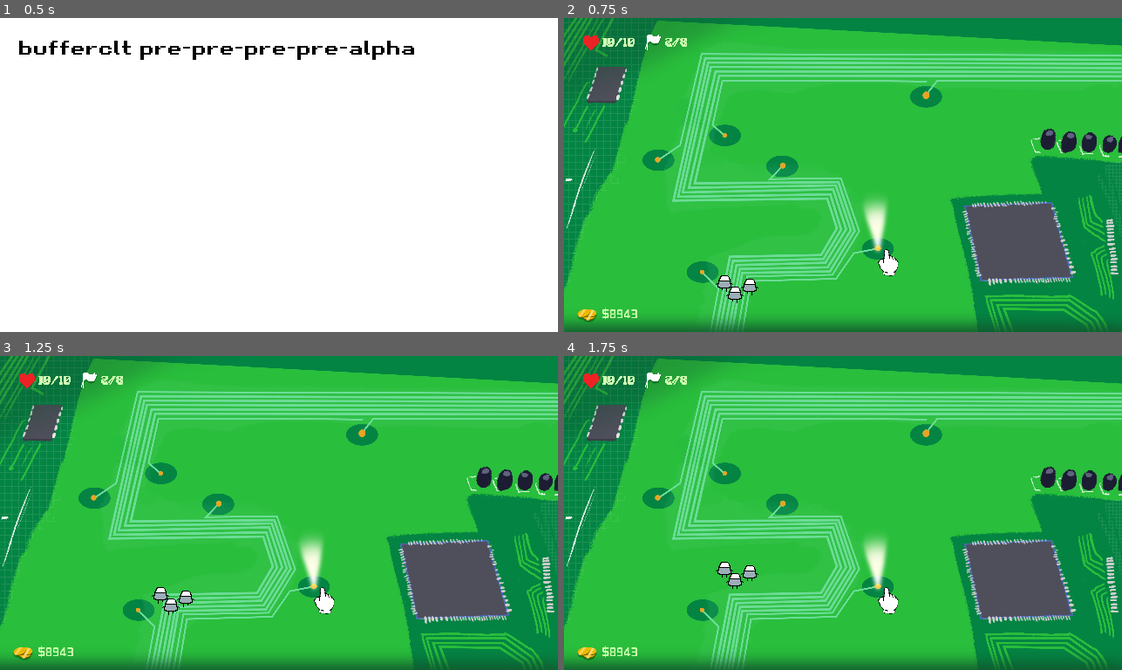
Above: before the commit, frames 1-4 (two rows, left to right).
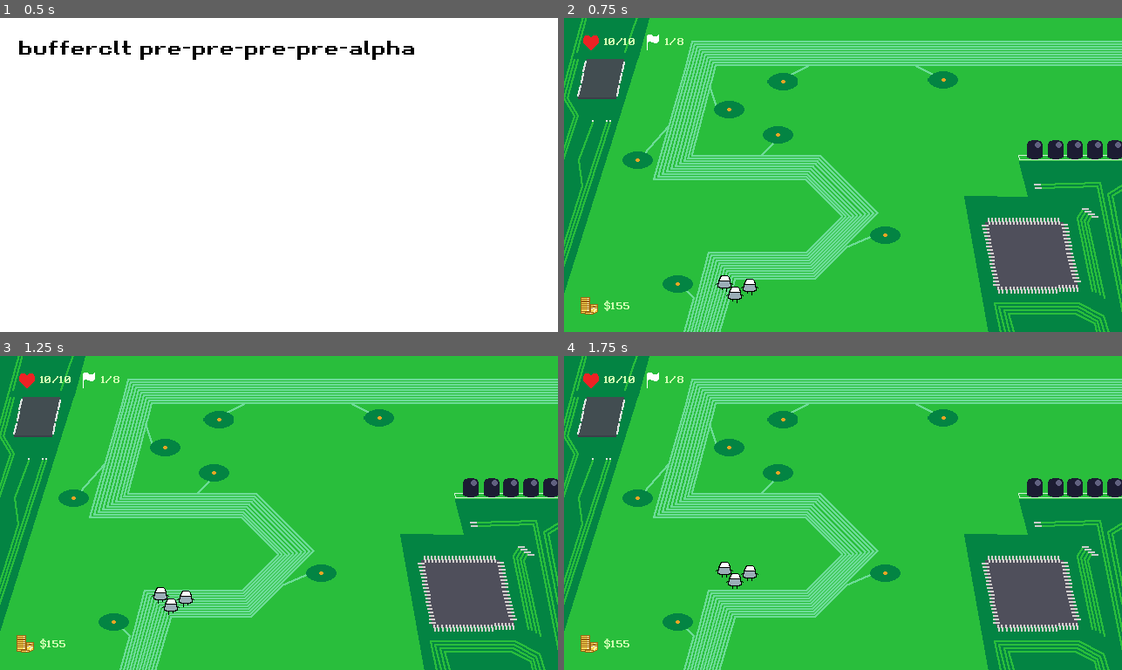
Above: after the commit, the same moments.

Repository: IvnaFeitosa/BufferCLT
Game: Godot game, scene res://scenes/titlescreen.tscn
Same seed, same stepped clock (60 frames per second), same inputs: the game is played once before the commit and once after it.
Inputs (mouse positions are in pixels of both pictures, inside the frame that each line leads up to):
- Up to frame 1 (0.5 s): no input
- Up to frame 2 (0.75 s): tap Enter at 0.5 s; move the mouse to (965, 159) at 0.52 s; click (965, 159) at 0.67 s
- Up to frame 3 (1.25 s): no input
- Up to frame 4 (1.75 s): move the mouse to (731, 528) at 1.27 s; click (731, 528) at 1.42 s

Frame 1 is identical in both runs. In frame 2, 35% of the frame differs, in the area x 0-100%, y 0-100%; in frame 3, 35%; in frame 4, 35%.

Commit message:
add store

Diff:
--- a/control.gd
+++ /dev/null
@@ -1,4 +0,0 @@
-extends Control
-
-func _input(event):
-	get_tree().change_scene_to_file("res://scenes/game.tscn")
--- a/project.godot
+++ b/project.godot
@@ -15,12 +15,19 @@
 config/features=PackedStringArray("4.4", "Forward Plus")
 config/icon="res://icon.svg"
 
+[autoload]
+
+gameManager="*res://scripts/gameManager.gd"
+
 [display]
 
 window/size/viewport_width=640
 window/size/viewport_height=360
+window/size/resizable=false
+window/size/borderless=true
 window/stretch/mode="viewport"
 window/stretch/scale_mode="integer"
+mouse_cursor/custom_image="uid://d0y8ay21nhqg3"
 
 [rendering]
 
--- /dev/null
+++ b/scenes/capacitor.tscn
@@ -0,0 +1,50 @@
+[gd_scene load_steps=6 format=3 uid="uid://de67ma1t83xvb"]
+
+[ext_resource type="Texture2D" uid="uid://bxbeqe7jbng5q" path="res://assets/capacitor.png" id="1_lv1wq"]
+
+[sub_resource type="CircleShape2D" id="CircleShape2D_jywr7"]
+radius = 63.0
+
+[sub_resource type="AtlasTexture" id="AtlasTexture_lv1wq"]
+atlas = ExtResource("1_lv1wq")
+region = Rect2(0, 0, 30, 50)
+
+[sub_resource type="AtlasTexture" id="AtlasTexture_jywr7"]
+atlas = ExtResource("1_lv1wq")
+region = Rect2(30, 0, 30, 50)
+
+[sub_resource type="SpriteFrames" id="SpriteFrames_jnthu"]
+animations = [{
+"frames": [{
+"duration": 1.0,
+"texture": SubResource("AtlasTexture_lv1wq")
+}, {
+"duration": 1.0,
+"texture": SubResource("AtlasTexture_jywr7")
+}],
+"loop": true,
+"name": &"idle",
+"speed": 5.0
+}]
+
+[node name="Node2D" type="Node2D"]
+
+[node name="StaticBody2D" type="StaticBody2D" parent="."]
+
+[node name="CollisionShape2D" type="CollisionShape2D" parent="StaticBody2D"]
+shape = SubResource("CircleShape2D_jywr7")
+
+[node name="AnimatedSprite2D" type="AnimatedSprite2D" parent="."]
+sprite_frames = SubResource("SpriteFrames_jnthu")
+animation = &"idle"
+autoplay = "idle"
+frame_progress = 0.539489
+
+[node name="shadow" type="AnimatedSprite2D" parent="AnimatedSprite2D"]
+modulate = Color(0, 0, 0, 0.368627)
+show_behind_parent = true
+position = Vector2(0, -10)
+sprite_frames = SubResource("SpriteFrames_jnthu")
+animation = &"idle"
+autoplay = "idle"
+frame_progress = 0.539489
--- /dev/null
+++ b/scenes/coin_ui.tscn
@@ -0,0 +1,33 @@
+[gd_scene load_steps=4 format=3 uid="uid://g8pux5icx2i"]
+
+[ext_resource type="Script" uid="uid://cwof3b6n8mga2" path="res://scripts/coin_ui.gd" id="1_rkybt"]
+[ext_resource type="Texture2D" uid="uid://q6t1yj6am24x" path="res://assets/ui/coin.png" id="1_to2q1"]
+[ext_resource type="FontFile" uid="uid://0vaspj58mr76" path="res://assets/fonts/retro.ttf" id="2_rkybt"]
+
+[node name="Control" type="Control"]
+layout_mode = 3
+anchors_preset = 15
+anchor_right = 1.0
+anchor_bottom = 1.0
+grow_horizontal = 2
+grow_vertical = 2
+script = ExtResource("1_rkybt")
+
+[node name="coin_ui" type="TextureRect" parent="."]
+layout_mode = 0
+offset_left = 18.0
+offset_top = 320.0
+offset_right = 40.0
+offset_bottom = 340.0
+texture = ExtResource("1_to2q1")
+
+[node name="coin_counter" type="RichTextLabel" parent="."]
+layout_mode = 0
+offset_left = 45.0
+offset_top = 323.0
+offset_right = 95.0
+offset_bottom = 340.0
+theme_override_colors/default_color = Color(0.811765, 1, 0.698039, 1)
+theme_override_fonts/normal_font = ExtResource("2_rkybt")
+theme_override_font_sizes/normal_font_size = 11
+text = "$0"
--- a/scenes/game.tscn
+++ b/scenes/game.tscn
@@ -1,10 +1,13 @@
-[gd_scene load_steps=10 format=3 uid="uid://c6wb6f88gf6g6"]
+[gd_scene load_steps=13 format=3 uid="uid://c6wb6f88gf6g6"]
 
+[ext_resource type="Script" uid="uid://tx5yroxmqdu8" path="res://scripts/game.gd" id="1_gee14"]
 [ext_resource type="Texture2D" uid="uid://b0lcuh1ru0ih8" path="res://assets/map.png" id="1_uwrxv"]
 [ext_resource type="Texture2D" uid="uid://dngilyddig27p" path="res://assets/ui/heart_ui.png" id="2_lnu2h"]
 [ext_resource type="PackedScene" uid="uid://blcwbwf17dfcn" path="res://scenes/key.tscn" id="2_yqjtg"]
 [ext_resource type="FontFile" uid="uid://0vaspj58mr76" path="res://assets/fonts/retro.ttf" id="3_iywne"]
 [ext_resource type="Texture2D" uid="uid://577xnwojecpu" path="res://assets/ui/flag_ui.png" id="3_lbhrr"]
+[ext_resource type="PackedScene" uid="uid://dr0d5mpsyia50" path="res://scenes/tower_spot.tscn" id="6_p57ef"]
+[ext_resource type="PackedScene" uid="uid://g8pux5icx2i" path="res://scenes/coin_ui.tscn" id="8_gee14"]
 
 [sub_resource type="WorldBoundaryShape2D" id="WorldBoundaryShape2D_yqjtg"]
 distance = 358.0
@@ -17,16 +20,39 @@
 normal = Vector2(0, 1)
 
 [sub_resource type="WorldBoundaryShape2D" id="WorldBoundaryShape2D_iywne"]
-normal = Vector2(0.999798, -0.0201109)
-distance = 641.721
+normal = Vector2(1, 0)
+distance = 642.063
 
 [node name="Game" type="Node2D"]
+script = ExtResource("1_gee14")
 
-[node name="mockup(aqui pra me ajudar a colocar as coisas)" type="TextureRect" parent="."]
+[node name="mapa" type="TextureRect" parent="."]
 offset_right = 640.0
 offset_bottom = 360.0
+mouse_filter = 2
 texture = ExtResource("1_uwrxv")
 expand_mode = 1
+
+[node name="tower_spot" parent="." instance=ExtResource("6_p57ef")]
+position = Vector2(85, 163)
+
+[node name="tower_spot2" parent="." instance=ExtResource("6_p57ef")]
+position = Vector2(190, 105)
+
+[node name="tower_spot3" parent="." instance=ExtResource("6_p57ef")]
+position = Vector2(131, 305)
+
+[node name="tower_spot4" parent="." instance=ExtResource("6_p57ef")]
+position = Vector2(369, 249)
+
+[node name="tower_spot5" parent="." instance=ExtResource("6_p57ef")]
+position = Vector2(246, 134)
+
+[node name="tower_spot6" parent="." instance=ExtResource("6_p57ef")]
+position = Vector2(251, 73)
+
+[node name="tower_spot7" parent="." instance=ExtResource("6_p57ef")]
+position = Vector2(435, 71)
 
 [node name="heart_ui" type="TextureRect" parent="."]
 offset_left = 22.0
@@ -60,44 +86,46 @@
 theme_override_colors/default_color = Color(0.811765, 1, 0.698039, 1)
 theme_override_fonts/normal_font = ExtResource("3_iywne")
 theme_override_font_sizes/normal_font_size = 11
-text = "2/8"
+text = "1/8"
 
-[node name="tecla hihi" parent="." instance=ExtResource("2_yqjtg")]
+[node name="key" parent="." instance=ExtResource("2_yqjtg")]
 position = Vector2(196, 330)
 
-[node name="tecla hihi2" parent="." instance=ExtResource("2_yqjtg")]
+[node name="key2" parent="." instance=ExtResource("2_yqjtg")]
 position = Vector2(184, 317)
 
-[node name="tecla hihi3" parent="." instance=ExtResource("2_yqjtg")]
+[node name="key3" parent="." instance=ExtResource("2_yqjtg")]
 position = Vector2(213, 321)
 
-[node name="StaticBody2D" type="StaticBody2D" parent="."]
+[node name="worldBoundary" type="StaticBody2D" parent="."]
 collision_layer = 2
 
-[node name="CollisionShape2D" type="CollisionShape2D" parent="StaticBody2D"]
+[node name="CollisionShape2D" type="CollisionShape2D" parent="worldBoundary"]
 position = Vector2(337, -356)
 rotation = -3.15032
 shape = SubResource("WorldBoundaryShape2D_yqjtg")
 
-[node name="StaticBody2D2" type="StaticBody2D" parent="."]
+[node name="worldBoundary2" type="StaticBody2D" parent="."]
 collision_layer = 2
 
-[node name="CollisionShape2D" type="CollisionShape2D" parent="StaticBody2D2"]
+[node name="CollisionShape2D" type="CollisionShape2D" parent="worldBoundary2"]
 position = Vector2(12, 143)
 shape = SubResource("WorldBoundaryShape2D_lnu2h")
 
-[node name="StaticBody2D3" type="StaticBody2D" parent="."]
+[node name="worldBoundary3" type="StaticBody2D" parent="."]
 collision_layer = 2
 
-[node name="CollisionShape2D" type="CollisionShape2D" parent="StaticBody2D3"]
+[node name="CollisionShape2D" type="CollisionShape2D" parent="worldBoundary3"]
 position = Vector2(310, 356)
 rotation = -3.14159
 shape = SubResource("WorldBoundaryShape2D_lbhrr")
 
-[node name="StaticBody2D4" type="StaticBody2D" parent="."]
+[node name="worldBoundary4" type="StaticBody2D" parent="."]
 position = Vector2(-1, -4)
 collision_layer = 2
 
-[node name="CollisionShape2D" type="CollisionShape2D" parent="StaticBody2D4"]
+[node name="CollisionShape2D" type="CollisionShape2D" parent="worldBoundary4"]
 position = Vector2(3, 197)
 shape = SubResource("WorldBoundaryShape2D_iywne")
+
+[node name="coin_ui" parent="." instance=ExtResource("8_gee14")]
--- a/scenes/key.tscn
+++ b/scenes/key.tscn
@@ -5,7 +5,7 @@
 [ext_resource type="Texture2D" uid="uid://57cy5liwvba8" path="res://assets/key_front.png" id="3_wy8tx"]
 
 [sub_resource type="RectangleShape2D" id="RectangleShape2D_fttkb"]
-size = Vector2(43, 35)
+size = Vector2(20, 18)
 
 [sub_resource type="AtlasTexture" id="AtlasTexture_wy8tx"]
 atlas = ExtResource("2_fttkb")
@@ -84,6 +84,7 @@
 collision_mask = 2
 
 [node name="CollisionShape2D" type="CollisionShape2D" parent="CharacterBody2D"]
+position = Vector2(1, 2)
 shape = SubResource("RectangleShape2D_fttkb")
 
 [node name="RayCastUp" type="RayCast2D" parent="."]
--- /dev/null
+++ b/scenes/shop.tscn
@@ -0,0 +1,104 @@
+[gd_scene load_steps=9 format=3 uid="uid://d16827f4omtah"]
+
+[ext_resource type="Script" uid="uid://dynfj3uwqcs27" path="res://scripts/shop.gd" id="1_032fp"]
+[ext_resource type="FontFile" uid="uid://0vaspj58mr76" path="res://assets/fonts/retro.ttf" id="1_xfvoa"]
+[ext_resource type="Texture2D" uid="uid://bk8nlap7sjn1f" path="res://assets/lola_shop_sprite.png" id="2_1l46r"]
+[ext_resource type="Script" uid="uid://dcvdfpsvpf3h1" path="res://scripts/towers.gd" id="2_8r1wq"]
+[ext_resource type="Resource" uid="uid://bi1sydr6m6td2" path="res://scripts/capacitor.tres" id="3_ajxib"]
+[ext_resource type="PackedScene" uid="uid://d01u42mgic1tt" path="res://scenes/shopButton.tscn" id="4_y6sft"]
+[ext_resource type="PackedScene" uid="uid://g8pux5icx2i" path="res://scenes/coin_ui.tscn" id="7_ajxib"]
+
+[sub_resource type="SpriteFrames" id="SpriteFrames_032fp"]
+animations = [{
+"frames": [{
+"duration": 1.0,
+"texture": ExtResource("2_1l46r")
+}],
+"loop": true,
+"name": &"default",
+"speed": 5.0
+}]
+
+[node name="Control" type="Control"]
+layout_mode = 3
+anchors_preset = 15
+anchor_right = 1.0
+anchor_bottom = 1.0
+grow_horizontal = 2
+grow_vertical = 2
+script = ExtResource("1_032fp")
+tower_data = Array[ExtResource("2_8r1wq")]([ExtResource("3_ajxib")])
+button_scene = ExtResource("4_y6sft")
+
+[node name="ColorRect" type="ColorRect" parent="."]
+layout_mode = 1
+anchors_preset = 15
+anchor_right = 1.0
+anchor_bottom = 1.0
+grow_horizontal = 2
+grow_vertical = 2
+color = Color(0, 0, 0, 0.713726)
+
+[node name="Control" parent="." instance=ExtResource("7_ajxib")]
+layout_mode = 1
+
+[node name="RichTextLabel" type="RichTextLabel" parent="."]
+layout_mode = 1
+anchors_preset = 5
+anchor_left = 0.5
+anchor_right = 0.5
+offset_left = -214.5
+offset_top = 35.0
+offset_right = 214.5
+offset_bottom = 92.0
+grow_horizontal = 2
+theme_override_fonts/normal_font = ExtResource("1_xfvoa")
+theme_override_font_sizes/normal_font_size = 44
+text = "choose a tower"
+
+[node name="AnimatedSprite2D" type="AnimatedSprite2D" parent="."]
+visible = false
+position = Vector2(126, 298.969)
+scale = Vector2(0.249505, 0.247338)
+sprite_frames = SubResource("SpriteFrames_032fp")
+
+[node name="RichTextLabel2" type="RichTextLabel" parent="."]
+visible = false
+layout_mode = 0
+offset_left = 209.0
+offset_top = 274.0
+offset_right = 560.0
+offset_bottom = 330.0
+theme_override_fonts/normal_font = ExtResource("1_xfvoa")
+theme_override_font_sizes/normal_font_size = 11
+text = "Lorem ipsum dolor sit amet, consectetur adipiscing elit. Sed fringilla orci in dui eleifend varius. "
+
+[node name="closeMenuBttn" type="Button" parent="."]
+layout_mode = 0
+offset_left = 579.0
+offset_top = 21.0
+offset_right = 615.0
+offset_bottom = 57.0
+theme_override_fonts/font = ExtResource("1_xfvoa")
+theme_override_font_sizes/font_size = 22
+text = "X"
+
+[node name="GridContainer" type="GridContainer" parent="."]
+custom_minimum_size = Vector2(450, 230)
+layout_mode = 1
+anchors_preset = 8
+anchor_left = 0.5
+anchor_top = 0.5
+anchor_right = 0.5
+anchor_bottom = 0.5
+offset_left = -225.0
+offset_top = -75.0
+offset_right = 225.0
+offset_bottom = 155.0
+grow_horizontal = 2
+grow_vertical = 2
+theme_override_constants/h_separation = 30
+theme_override_constants/v_separation = 12
+columns = 3
+
+[connection signal="pressed" from="closeMenuBttn" to="." method="_on_close_menu_bttn_pressed"]
--- /dev/null
+++ b/scenes/shopButton.tscn
@@ -0,0 +1,99 @@
+[gd_scene load_steps=7 format=3 uid="uid://d01u42mgic1tt"]
+
+[ext_resource type="FontFile" uid="uid://0vaspj58mr76" path="res://assets/fonts/retro.ttf" id="1_lwpm2"]
+[ext_resource type="Script" uid="uid://dh8npq31erocr" path="res://scripts/shop_button.gd" id="1_rqno8"]
+
+[sub_resource type="StyleBoxFlat" id="StyleBoxFlat_rqno8"]
+bg_color = Color(0, 0, 0, 1)
+corner_radius_top_left = 6
+corner_radius_top_right = 6
+corner_radius_bottom_right = 6
+corner_radius_bottom_left = 6
+
+[sub_resource type="Animation" id="Animation_rqno8"]
+resource_name = "shake"
+length = 0.3
+tracks/0/type = "value"
+tracks/0/imported = false
+tracks/0/enabled = true
+tracks/0/path = NodePath(".:position")
+tracks/0/interp = 1
+tracks/0/loop_wrap = true
+tracks/0/keys = {
+"times": PackedFloat32Array(0, 0.1, 0.2, 0.3),
+"transitions": PackedFloat32Array(1, 1, 1, 1),
+"update": 0,
+"values": [Vector2(0, 0), Vector2(-10, 0), Vector2(10, 0), Vector2(0, 0)]
+}
+
+[sub_resource type="Animation" id="Animation_004ny"]
+length = 0.001
+tracks/0/type = "value"
+tracks/0/imported = false
+tracks/0/enabled = true
+tracks/0/path = NodePath(".:position")
+tracks/0/interp = 1
+tracks/0/loop_wrap = true
+tracks/0/keys = {
+"times": PackedFloat32Array(0),
+"transitions": PackedFloat32Array(1),
+"update": 0,
+"values": [Vector2(-10, 0)]
+}
+
+[sub_resource type="AnimationLibrary" id="AnimationLibrary_trd0v"]
+_data = {
+&"RESET": SubResource("Animation_004ny"),
+&"shake": SubResource("Animation_rqno8")
+}
+
+[node name="shopButton" type="Button"]
+custom_minimum_size = Vector2(130, 70)
+offset_right = 130.0
+offset_bottom = 70.0
+theme_override_styles/normal = SubResource("StyleBoxFlat_rqno8")
+script = ExtResource("1_rqno8")
+
+[node name="Cost" type="RichTextLabel" parent="."]
+layout_mode = 1
+anchors_preset = 6
+anchor_left = 1.0
+anchor_top = 0.5
+anchor_right = 1.0
+anchor_bottom = 0.5
+offset_left = -67.0
+offset_top = -14.5
+offset_bottom = 14.5
+grow_horizontal = 0
+grow_vertical = 2
+theme_override_colors/default_color = Color(0.388235, 0.843137, 0.0156863, 1)
+theme_override_fonts/normal_font = ExtResource("1_lwpm2")
+theme_override_font_sizes/normal_font_size = 22
+text = "$100"
+
+[node name="TextureRect" type="TextureRect" parent="."]
+layout_mode = 0
+offset_left = 9.0
+offset_top = 14.0
+offset_right = 54.0
+offset_bottom = 64.0
+stretch_mode = 4
+
+[node name="Name" type="RichTextLabel" parent="."]
+layout_mode = 1
+anchors_preset = 5
+anchor_left = 0.5
+anchor_right = 0.5
+offset_left = -62.0
+offset_right = 62.0
+offset_bottom = 17.0
+grow_horizontal = 2
+theme_override_fonts/normal_font = ExtResource("1_lwpm2")
+theme_override_font_sizes/normal_font_size = 11
+text = "placeholder"
+horizontal_alignment = 1
+
+[node name="AnimationPlayer" type="AnimationPlayer" parent="."]
+libraries = {
+&"": SubResource("AnimationLibrary_trd0v")
+}
--- /dev/null
+++ b/scenes/tower_spot.tscn
@@ -0,0 +1,33 @@
+[gd_scene load_steps=5 format=3 uid="uid://dr0d5mpsyia50"]
+
+[ext_resource type="Script" uid="uid://bqcqiyi70ij7g" path="res://scripts/tower_spot.gd" id="1_lrb4j"]
+[ext_resource type="Texture2D" uid="uid://bn2d77cqabhvy" path="res://assets/tower_spot.png" id="1_npdt2"]
+[ext_resource type="Texture2D" uid="uid://bgrw28jkr0g5r" path="res://assets/tower_spotlight.png" id="2_duuhf"]
+
+[sub_resource type="CapsuleShape2D" id="CapsuleShape2D_lrb4j"]
+height = 34.0
+
+[node name="Node2D" type="Node2D"]
+script = ExtResource("1_lrb4j")
+
+[node name="Sprite2D" type="Sprite2D" parent="."]
+texture = ExtResource("1_npdt2")
+
+[node name="PointLight2D" type="PointLight2D" parent="."]
+visible = false
+position = Vector2(0, -18)
+rotation = 3.14159
+scale = Vector2(0.0475975, 0.0631571)
+energy = 0.78
+texture = ExtResource("2_duuhf")
+
+[node name="StaticBody2D" type="StaticBody2D" parent="."]
+input_pickable = true
+
+[node name="CollisionShape2D" type="CollisionShape2D" parent="StaticBody2D"]
+rotation = 1.5708
+shape = SubResource("CapsuleShape2D_lrb4j")
+
+[connection signal="input_event" from="StaticBody2D" to="." method="_on_static_body_2d_input_event"]
+[connection signal="mouse_entered" from="StaticBody2D" to="." method="_on_static_body_2d_mouse_entered"]
+[connection signal="mouse_exited" from="StaticBody2D" to="." method="_on_static_body_2d_mouse_exited"]
--- /dev/null
+++ b/scripts/capacitor.tres
@@ -0,0 +1,13 @@
+[gd_resource type="Resource" script_class="TowerData" load_steps=4 format=3 uid="uid://bi1sydr6m6td2"]
+
+[ext_resource type="Texture2D" uid="uid://cxllewm0kqxd4" path="res://assets/ui/capacitor_icon.png" id="1_hukck"]
+[ext_resource type="Script" uid="uid://dcvdfpsvpf3h1" path="res://scripts/towers.gd" id="1_kieas"]
+[ext_resource type="PackedScene" uid="uid://de67ma1t83xvb" path="res://scenes/capacitor.tscn" id="2_hukck"]
+
+[resource]
+script = ExtResource("1_kieas")
+name = "capacitor"
+cost = "$100"
+icon = ExtResource("1_hukck")
+scene = ExtResource("2_hukck")
+metadata/_custom_type_script = "uid://dcvdfpsvpf3h1"
--- /dev/null
+++ b/scripts/coin_ui.gd
@@ -0,0 +1,8 @@
+extends Control
+@onready var coin_counter = $coin_counter
+
+func _ready() -> void:
+	gameManager.connect("money_changed", Callable(self, "_on_money_changed"))
+	coin_counter.text = "$" + str(gameManager.money)
+func _on_money_changed(money):
+	coin_counter.text = "$" + str(money)
--- /dev/null
+++ b/scripts/game.gd
@@ -0,0 +1 @@
+extends Node2D
--- /dev/null
+++ b/scripts/gameManager.gd
@@ -0,0 +1,12 @@
+extends Node
+var money: int = 155
+signal money_changed(new_value)
+func add_money(new_val: int):
+	money+= new_val
+	emit_signal("money_changed", money)
+func spend_money(cost: int) -> bool:
+	if (money > cost):
+		money -= cost
+		emit_signal("money_changed", money)
+		return true
+	return false
--- /dev/null
+++ b/scripts/shop.gd
@@ -0,0 +1,27 @@
+extends Control
+
+@export var tower_data: Array[TowerData]
+@export var button_scene: PackedScene
+var current_spot: Node = null
+
+func set_spot(spot: Node):
+	current_spot = spot
+
+func _ready() -> void:
+	for data in tower_data:
+		var btn = button_scene.instantiate()
+		btn.setup(data)
+		btn.connect("tower_bought", Callable(self, "_on_tower_bought"))
+		$GridContainer.add_child(btn)
+
+func _on_close_menu_bttn_pressed() -> void:
+	queue_free()
+
+func _on_tower_bought(data: TowerData):
+	var tower = data.scene.instantiate()
+	tower.position = current_spot.position
+	tower.position.y -= 20
+
+	current_spot.get_parent().add_child(tower)
+	current_spot.queue_free();
+	queue_free();
--- /dev/null
+++ b/scripts/shop_button.gd
@@ -0,0 +1,18 @@
+extends Button
+@onready var anim = $AnimationPlayer
+signal tower_bought(data)
+var tower_data: TowerData
+
+func setup(data: TowerData):
+	tower_data = data
+	$Name.text = data.name
+	$Cost.text = data.cost
+	$TextureRect.texture = data.icon
+func _pressed():
+	if (gameManager.spend_money(tower_data.cost.to_int())):
+		emit_signal("tower_bought", tower_data)
+	else:
+		var tween = create_tween()
+		anim.play("shake")
+		tween.tween_property(self, "modulate",Color.RED, 0.2).set_trans(Tween.TRANS_SINE)
+		tween.tween_property(self, "modulate",Color.WHITE, 0.1).set_trans(Tween.TRANS_SINE)
--- /dev/null
+++ b/scripts/tower_spot.gd
@@ -0,0 +1,16 @@
+extends Node2D
+@onready var spotlight = $PointLight2D
+@onready var shop_scene: PackedScene = preload("res://scenes/shop.tscn")
+
+func _on_static_body_2d_mouse_entered() -> void:
+	spotlight.visible = true
+
+
+func _on_static_body_2d_mouse_exited() -> void:
+	spotlight.visible = false
+
+func _on_static_body_2d_input_event(viewport: Node, event: InputEvent, shape_idx: int) -> void:
+	if (event.is_pressed() and event.button_index == MOUSE_BUTTON_LEFT):
+		var shop = shop_scene.instantiate()
+		shop.set_spot(self)
+		get_tree().root.add_child(shop)
--- /dev/null
+++ b/scripts/towers.gd
@@ -0,0 +1,6 @@
+extends Resource
+class_name TowerData
+@export var name: String
+@export var cost: String
+@export var icon: Texture2D
+@export var scene: PackedScene
Binary file added: assets/capacitor.png
Not shown, added: assets/capacitor.png.import
Binary file added: assets/lola_shop_sprite.png
Not shown, added: assets/lola_shop_sprite.png.import
Binary file changed: assets/map.png
Binary file added: assets/tower_spot.png
Not shown, added: assets/tower_spot.png.import
Binary file added: assets/tower_spotlight.png
Not shown, added: assets/tower_spotlight.png.import
Binary file added: assets/ui/capacitor_icon.png
Not shown, added: assets/ui/capacitor_icon.png.import
Binary file added: assets/ui/coin.png
(and 11 more such lines)
